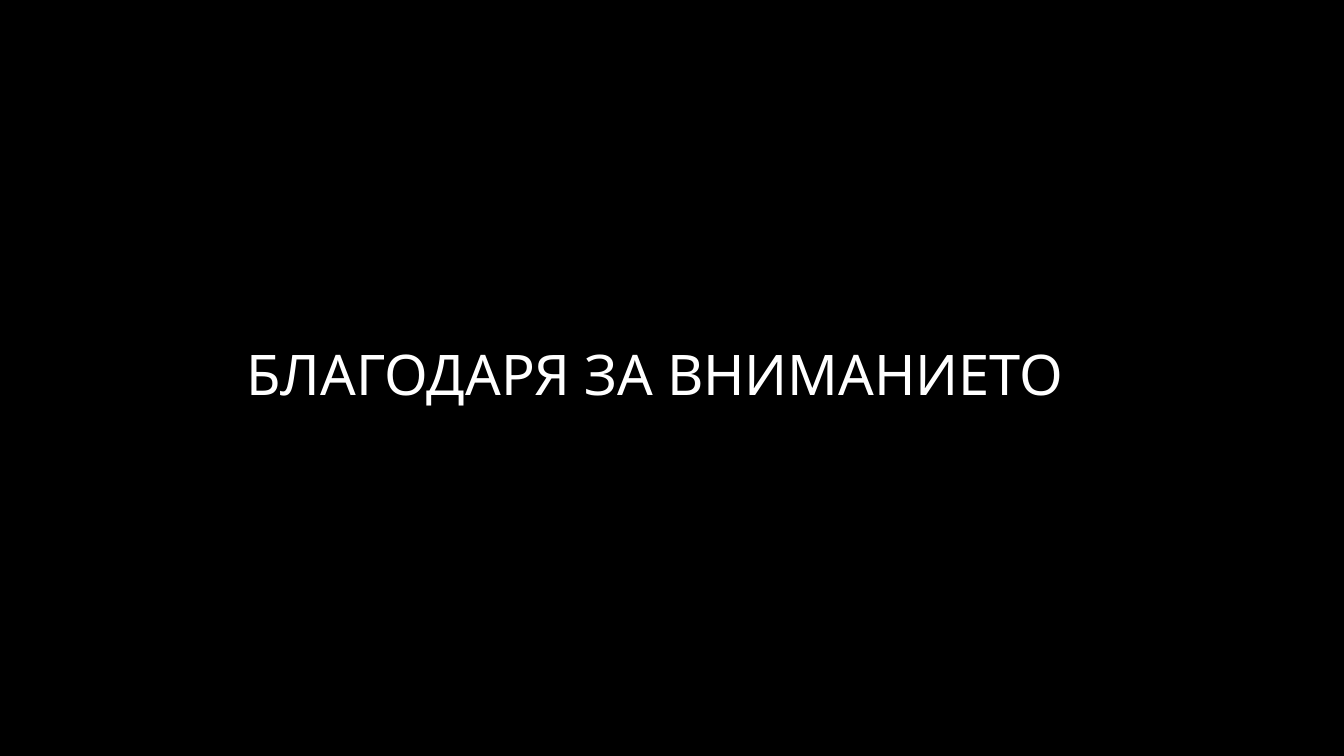
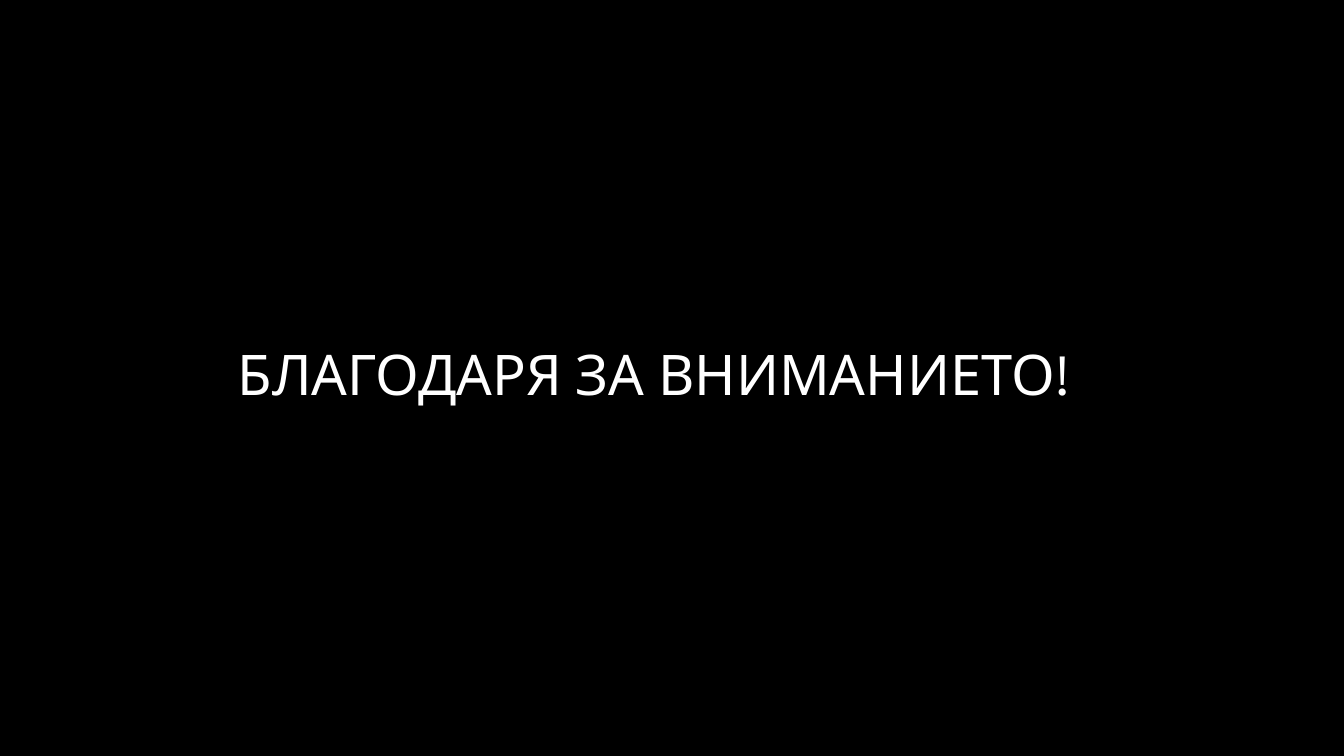
Before and after one commit to pgee-dzi2024/ThemeSP_2603, a slide deck: slide 10 of DR/Защита.pptx. Drawn at 1344x756 pixels with LibreOffice and Linux fonts; fonts in the diff are those of the drawing; background and template pictures are left out. Boxes give left, top, right and bottom in pixels: in the first picture for what was removed or moved away, otherwise in the second. Text is boxed around its words. In the diff, an @@ line names an element or a change of style, - is before the commit and + after.

```diff
--- a/DR/Защита.pptx
+++ b/DR/Защита.pptx
@@ title at bbox=[238, 354, 1054, 406]: text changed @@
-БЛАГОДАРЯ ЗА ВНИМАНИЕТО
+БЛАГОДАРЯ ЗА ВНИМАНИЕТО!
```
Also in this commit, not shown: 6 other slides changed.
